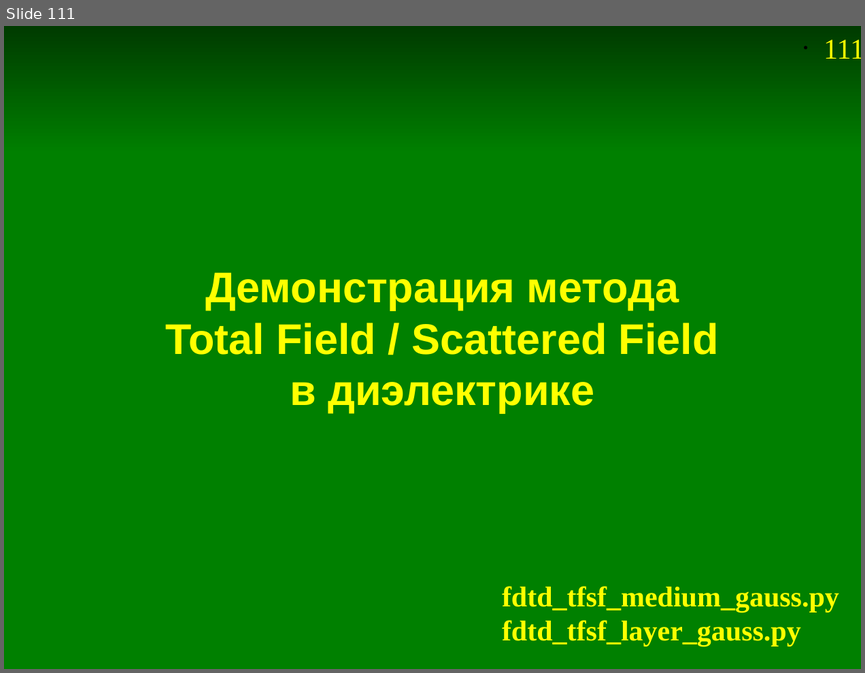
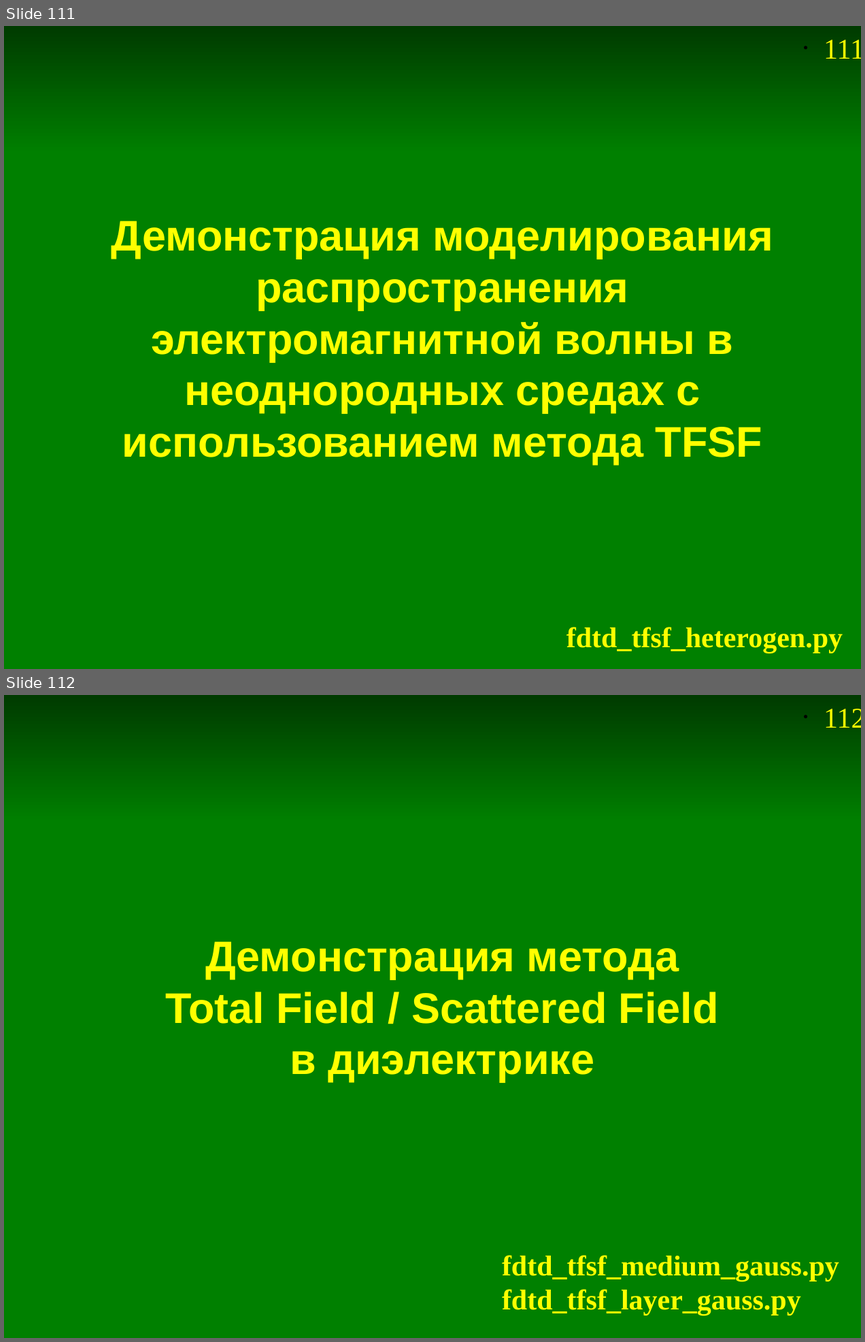
Before and after one commit to andris0147sv/modelling, a slide deck: presentations/2. FDTD.odp. Shown one above the other, each under a label of ours: slide 111 before the commit, slides 111 and 112 after it. The pictures are 865x673 and 865x1342 pixels, drawn with LibreOffice and Linux fonts; fonts in the diff are those of the drawing. Boxes give left, top, right and bottom in pixels: in the first picture for what was removed or moved away, otherwise in the second. Text is boxed around its words. In the diff, an @@ line names an element or a change of style, - is before the commit and + after.

Commit message:
Моделирование диэлектрика перенесено до метода TFSF

```diff
--- a/presentations/2. FDTD.odp
+++ b/presentations/2. FDTD.odp
@@ slide 111 added at [4, 26, 861, 669], background #FFFFFF; not listed: 2 template elements that a slide beside it also shows @@
@@ rectangle added at [4, 151, 861, 669], fill #008000, outline #008000 0 pt @@
@@ title added at [111, 220, 772, 464], 36 pt, text #FFFF00, bold @@
+Демонстрация моделирования распространения электромагнитной волны в неоднородных средах с использованием метода TFSF
@@ text added at [566, 626, 842, 653], 24 pt, text #FFFF00, bold @@
+fdtd_tfsf_heterogen.py
@@ what was slide 111 is now slide 112 @@
@@ page number at [823, 709, 861, 728]: text changed @@
-• 111
+• 112
```
Also in this commit, not shown: 4 slides changed, 5 other files.
